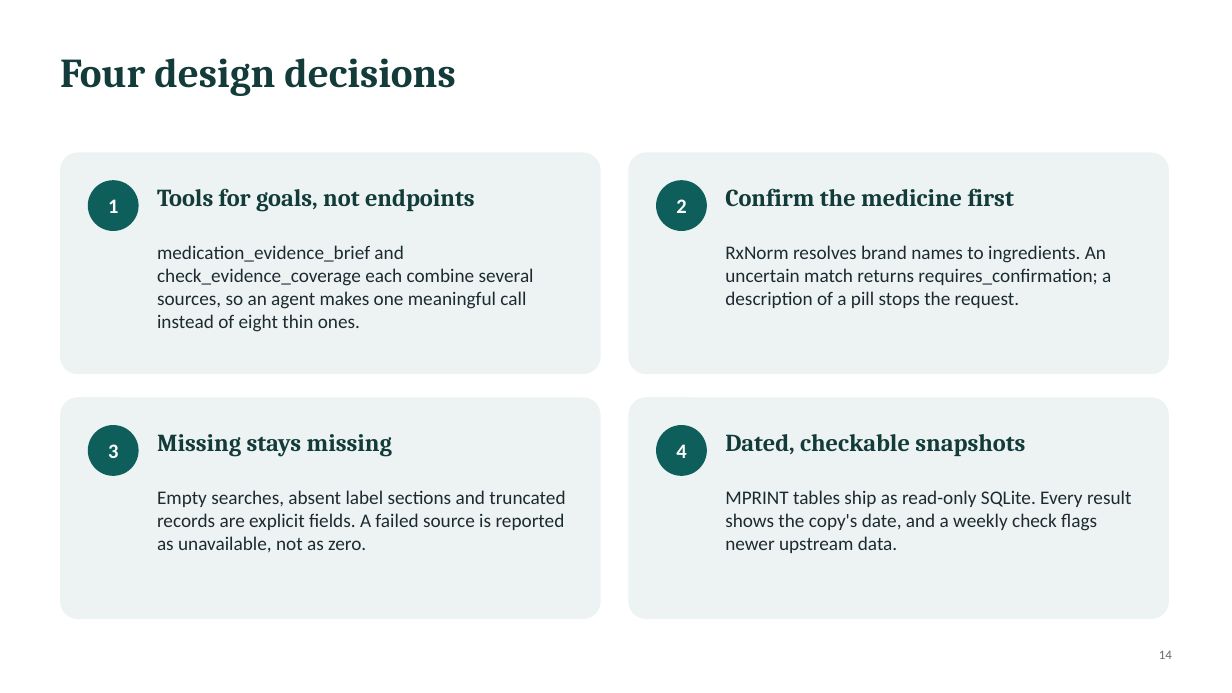
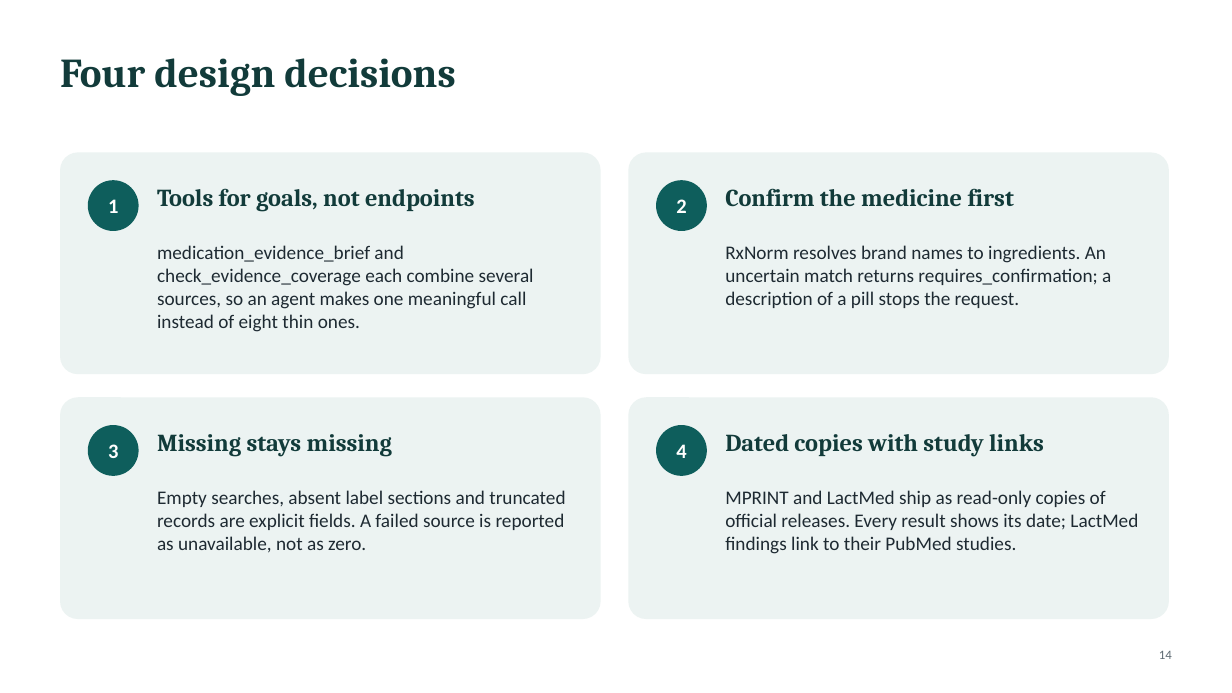
Before and after one commit to gpiat333/Parent-Child-Pharmacology-MCP, a slide deck: slide 14 of presentation/Parent-child Pharmacology MCP — Hackathon deck v3.pptx. Drawn at 1232x693 pixels with LibreOffice and Linux fonts; fonts in the diff are those of the drawing. Boxes give left, top, right and bottom in pixels: in the first picture for what was removed or moved away, otherwise in the second. Text is boxed around its words. In the diff, an @@ line names an element or a change of style, - is before the commit and + after.

```diff
--- a/presentation/Parent-child Pharmacology MCP — Hackathon deck v3.pptx
+++ b/presentation/Parent-child Pharmacology MCP — Hackathon deck v3.pptx
@@ text at (x1=725, y1=434, x2=1044, y2=457): text changed @@
-Dated, checkable snapshots
+Dated copies with study links
@@ text at (x1=725, y1=490, x2=1138, y2=554): text changed @@
-MPRINT tables ship as read-only SQLite. Every result shows the copy's date, and a weekly check flags newer upstream data.
+MPRINT and LactMed ship as read-only copies of official releases. Every result shows its date; LactMed findings link to their PubMed studies.
```
Also in this commit, not shown: 5 other slides changed, 7 other files.
